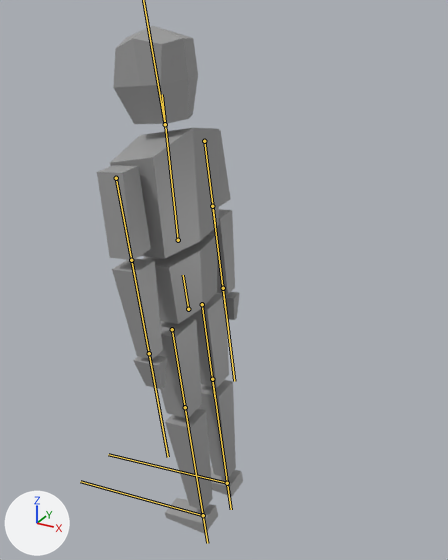
What one commit did to the glTF model snowboard/snowboarder.gltf.
Before and after are seen from a camera (50 mm lens) standing at (2.87, -4.79, 5.41) and looking at (0.16, 0.14, 2.95). Arrows for +X, +Y and +Z are at lower left; the lights stay in place. The bones that bend it are drawn over the model as lines.
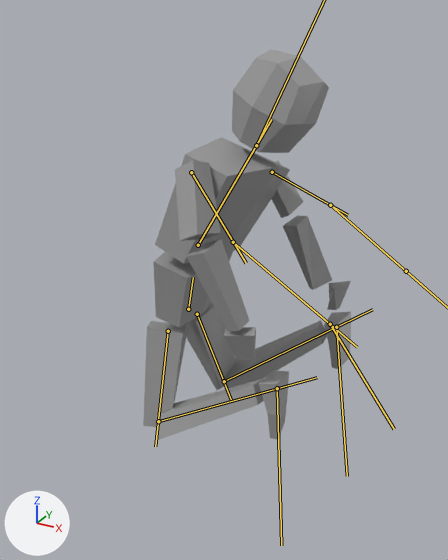
The newer file adds an action. The first version stands in its rest pose; the second is drawn at frame 1 of the action 'grab'.

Changed parts and their boxes (x1, y1, x2, y2) in the pictures (448 x 560 px):
'Cube.008', posed (42% wider, 23% shorter)
    before: (97, 26, 243, 534)
    after: (143, 49, 351, 440)
bone 'Bone', root to tip
    before: (188, 309) to (183, 275)
    after: (188, 309) to (193, 277)
bone 'Bone.001', root to tip
    before: (178, 240) to (162, 94)
    after: (198, 245) to (271, 119)
bone 'Bone.006', root to tip
    before: (116, 178) to (135, 281)
    after: (191, 172) to (246, 263)
bone 'Bone.007', root to tip
    before: (131, 260) to (153, 377)
    after: (233, 242) to (357, 347)
bone 'Bone.008', root to tip
    before: (149, 353) to (168, 457)
    after: (330, 324) to (394, 429)
bone 'Bone.009', root to tip
    before: (204, 141) to (215, 223)
    after: (272, 172) to (348, 215)
bone 'Bone.010', root to tip
    before: (212, 206) to (225, 309)
    after: (330, 205) to (427, 289)
bone 'Bone.003', root to tip
    before: (172, 329) to (188, 428)
    after: (168, 331) to (155, 446)
bone 'Bone.004', root to tip
    before: (185, 407) to (207, 543)
    after: (158, 421) to (317, 377)
bone 'Bone.005', root to tip
    before: (203, 515) to (80, 481)
    after: (277, 388) to (281, 545)
bone 'Bone.012', root to tip
    before: (202, 304) to (215, 398)
    after: (197, 314) to (231, 399)
bone 'Bone.013', root to tip
    before: (212, 379) to (231, 509)
    after: (224, 381) to (372, 309)
bone 'Bone.014', root to tip
    before: (227, 483) to (108, 454)
    after: (336, 327) to (347, 476)

What changed in the scene script:
```text
Change bone_bone:
    where bone_bone = bpy.data.objects['Armature'].pose.bones['Bone']
    bone_bone.rotation_quaternion: (1.0, 0.0, 0.0, 0.0) -> (0.988, -0.152, -0.008, 0.003)  # degrees (0, 0, 0) -> degrees (-18, -1, 0)
Change bone_bone_001:
    where bone_bone_001 = bpy.data.objects['Armature'].pose.bones['Bone.001']  # child of 'Bone'
    bone_bone_001.rotation_quaternion: (1.0, 0.0, 0.0, 0.0) -> (0.986, -0.111, -0.06, 0.107)  # degrees (0, 0, 0) -> degrees (-14, -5, 13)
Change bone_bone_002:
    where bone_bone_002 = bpy.data.objects['Armature'].pose.bones['Bone.002']  # child of 'Bone.001'
    bone_bone_002.rotation_quaternion: (1.0, 0.0, 0.0, 0.0) -> (0.724, 0.029, 0.688, -0.043)  # degrees (0, 0, 0) -> degrees (-18, 87, -24)
Change bone_bone_006:
    where bone_bone_006 = bpy.data.objects['Armature'].pose.bones['Bone.006']  # child of 'Bone.001'
    bone_bone_006.location: (0.0, 0.0, 0.0) -> (0.01, 0.0, 0.0)
    bone_bone_006.rotation_quaternion: (1.0, 0.0, 0.0, 0.0) -> (0.772, -0.041, 0.144, -0.618)  # degrees (0, 0, 0) -> degrees (-14, 10, -79)
Change bone_bone_007:
    where bone_bone_007 = bpy.data.objects['Armature'].pose.bones['Bone.007']  # child of 'Bone.006'
    bone_bone_007.rotation_quaternion: (1.0, 0.0, 0.0, 0.0) -> (0.954, 0.268, 0.122, 0.052)  # degrees (0, 0, 0) -> degrees (32, 12, 10)
Change bone_bone_008:
    where bone_bone_008 = bpy.data.objects['Armature'].pose.bones['Bone.008']  # child of 'Bone.007'
    bone_bone_008.rotation_quaternion: (1.0, 0.0, 0.0, 0.0) -> (0.941, 0.086, -0.227, 0.237)  # degrees (0, 0, 0) -> degrees (4, -28, 27)
Change bone_bone_009:
    where bone_bone_009 = bpy.data.objects['Armature'].pose.bones['Bone.009']  # child of 'Bone.001'
    bone_bone_009.rotation_quaternion: (1.0, 0.0, 0.0, 0.0) -> (0.636, 0.314, 0.236, -0.664)  # degrees (0, 0, 0) -> degrees (7, 46, -90)
Change bone_bone_010:
    where bone_bone_010 = bpy.data.objects['Armature'].pose.bones['Bone.010']  # child of 'Bone.009'
    bone_bone_010.rotation_quaternion: (1.0, 0.0, 0.0, 0.0) -> (0.985, -0.014, -0.072, 0.158)  # degrees (0, 0, 0) -> degrees (-3, -8, 18)
Change bone_bone_003:
    where bone_bone_003 = bpy.data.objects['Armature'].pose.bones['Bone.003']  # child of 'Bone'
    bone_bone_003.location: (0.0, 0.0, 0.0) -> (-0.01, 0.06, 0.0)
    bone_bone_003.rotation_quaternion: (1.0, 0.0, 0.0, 0.0) -> (0.941, -0.216, -0.251, -0.074)  # degrees (0, 0, 0) -> degrees (-25, -30, -2)
Change bone_bone_004:
    where bone_bone_004 = bpy.data.objects['Armature'].pose.bones['Bone.004']  # child of 'Bone.003'
    bone_bone_004.rotation_quaternion: (1.0, 0.0, 0.0, 0.0) -> (0.485, -0.285, 0.183, -0.807)  # degrees (0, 0, 0) -> degrees (-37, -16, -113)
Change bone_bone_005:
    where bone_bone_005 = bpy.data.objects['Armature'].pose.bones['Bone.005']  # child of 'Bone.004'
    bone_bone_005.rotation_quaternion: (1.0, 0.0, 0.0, 0.0) -> (0.93, 0.221, -0.101, 0.276)  # degrees (0, 0, 0) -> degrees (22, -18, 30)
Change bone_bone_012:
    where bone_bone_012 = bpy.data.objects['Armature'].pose.bones['Bone.012']  # child of 'Bone'
    bone_bone_012.location: (0.0, 0.0, 0.0) -> (-0.01, 0.17, -0.02)
    bone_bone_012.rotation_quaternion: (1.0, 0.0, 0.0, 0.0) -> (-0.966, -0.101, -0.104, 0.214)  # degrees (0, 0, 0) -> degrees (9, 14, -24)
Change bone_bone_013:
    where bone_bone_013 = bpy.data.objects['Armature'].pose.bones['Bone.013']  # child of 'Bone.012'
    bone_bone_013.rotation_quaternion: (1.0, 0.0, 0.0, 0.0) -> (0.543, 0.165, -0.198, -0.799)  # degrees (0, 0, 0) -> degrees (30, 3, -111)
Change bone_bone_014:
    where bone_bone_014 = bpy.data.objects['Armature'].pose.bones['Bone.014']  # child of 'Bone.013'
    bone_bone_014.rotation_quaternion: (1.0, 0.0, 0.0, 0.0) -> (0.939, -0.049, 0.189, 0.283)  # degrees (0, 0, 0) -> degrees (1, 23, 34)
```
